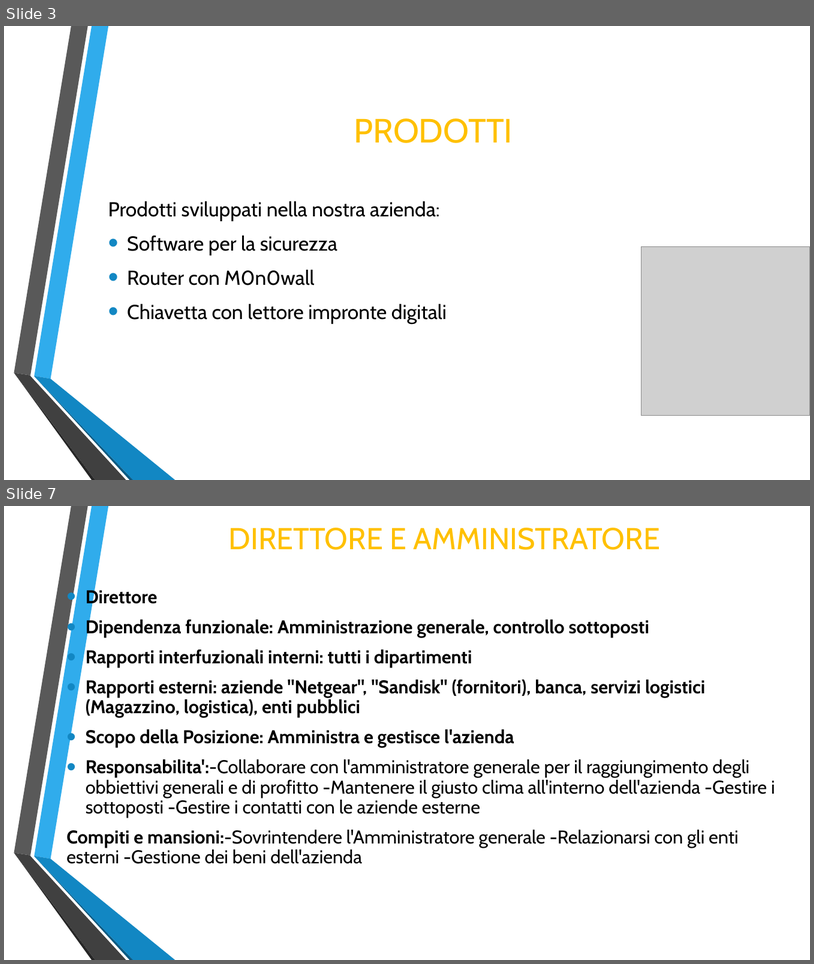
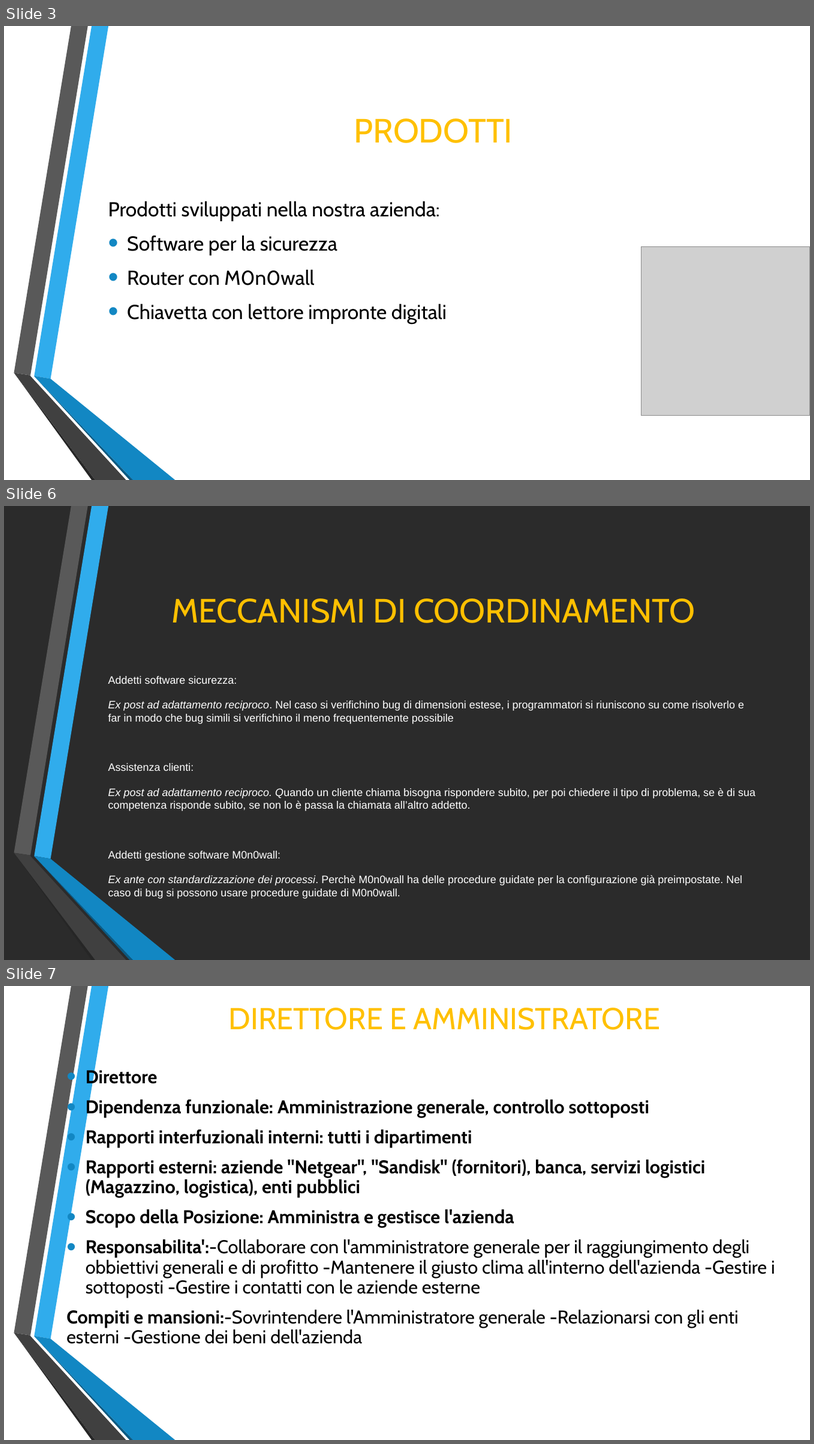
Before and after one commit to Lince99/GPOI, a slide deck: m0n0wall/Presentazione_M0n0wall.odp. Shown one above the other, each under a label of ours: slides 3 and 7 before the commit, slides 3, 6 and 7 after it; the slides between them are not shown. The pictures are 814x964 and 814x1444 pixels, drawn with LibreOffice and Linux fonts; fonts in the diff are those of the drawing; grey boxes stand for pictures; background and template pictures are left out; a plain dark background stands for a picture behind light text. Boxes give left, top, right and bottom in pixels: in the first picture for what was removed or moved away, otherwise in the second. Text is boxed around its words. In the diff, an @@ line names an element or a change of style, - is before the commit and + after.

```diff
--- a/m0n0wall/Presentazione_M0n0wall.odp
+++ b/m0n0wall/Presentazione_M0n0wall.odp
@@ slide 6 added at [4, 506, 810, 960], background picture (left out); not listed: 6 template elements that a slide beside it also shows @@
@@ title added at [171, 598, 695, 623], 40 pt, text #FFC000 @@
+MECCANISMI DI COORDINAMENTO
@@ text added at [108, 676, 756, 896], 12.8 pt, text #FFFFFF @@
+Addetti software sicurezza:
+Ex post ad adattamento reciproco. Nel caso si verifichino bug di dimensioni estese, i programmatori si riuniscono su come risolverlo e far in modo che bug simili si verifichino il meno frequentemente possibile
+Assistenza clienti:
+Ex post ad adattamento reciproco. Quando un cliente chiama bisogna rispondere subito, per poi chiedere il tipo di problema, se è di sua competenza risponde subito, se non lo è passa la chiamata all’altro addetto.
+Addetti gestione software M0n0wall:
+Ex ante con standardizzazione dei processi. Perchè M0n0wall ha delle procedure guidate per la configurazione già preimpostate. Nel caso di bug si possono usare procedure guidate di M0n0wall.
```
Also in this commit, not shown: 1 slide changed, 1 other slide added, 2 slides removed.
